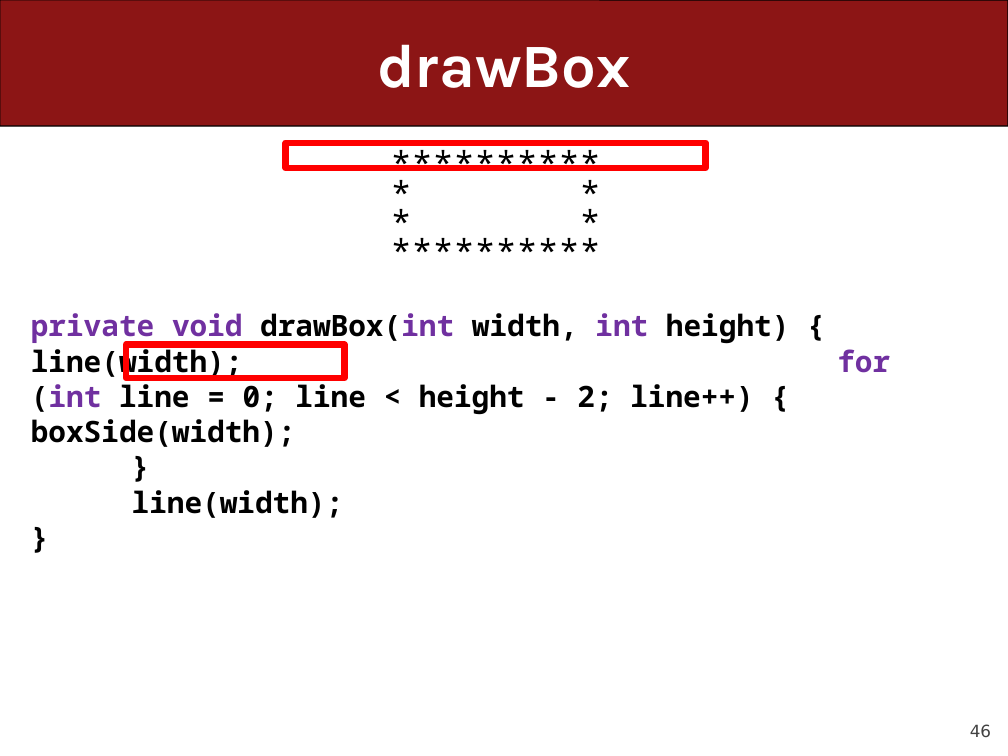
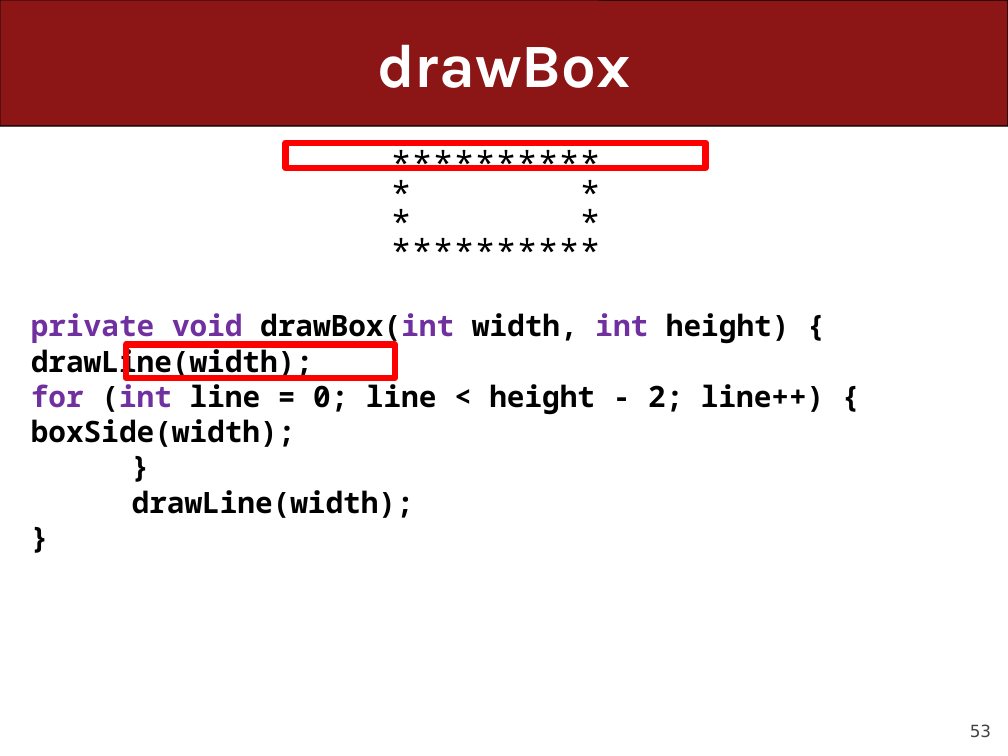
Before and after one commit to ckincaid17/cs106a-summer-2018, a slide deck: slide 53 of WWW/lectures/Lecture7/Lecture7.pptx (slide 46 before the commit). Drawn at 1008x756 pixels with LibreOffice and Linux fonts; fonts in the diff are those of the drawing. Boxes give left, top, right and bottom in pixels: in the first picture for what was removed or moved away, otherwise in the second. Text is boxed around its words. In the diff, an @@ line names an element or a change of style, - is before the commit and + after.

```diff
--- a/WWW/lectures/Lecture7/Lecture7.pptx
+++ b/WWW/lectures/Lecture7/Lecture7.pptx
@@ text at bbox=[31, 313, 824, 447]: text changed @@
-private void drawBox(int width, int height) { line(width); for (int line = 0; line < height - 2; line++) { boxSide(width);
+private void drawBox(int width, int height) { drawLine(width); for (int line = 0; line < height - 2; line++) { boxSide(width);
@@ rectangle: place and size @@
-rectangle at bbox=[126, 345, 345, 378]
+rectangle at bbox=[126, 345, 395, 378]
@@ text at bbox=[132, 490, 414, 518]: text changed @@
-line(width);
+drawLine(width);
@@ page number at bbox=[970, 724, 991, 738]: text changed @@
-46
+53
```
Also in this commit, not shown: 24 other slides changed, 14 slides added, 8 slides removed, 3 other files.
